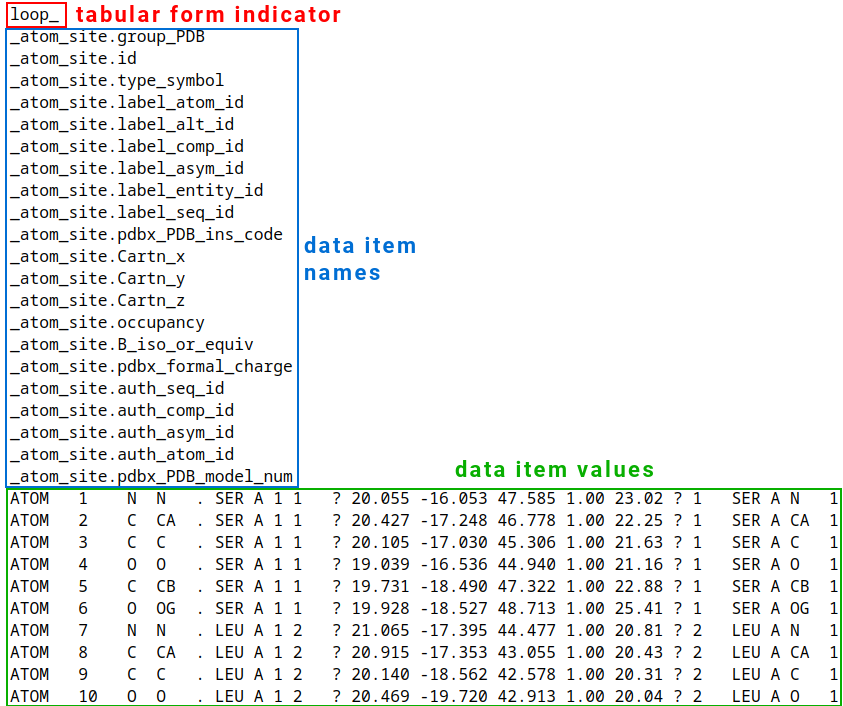
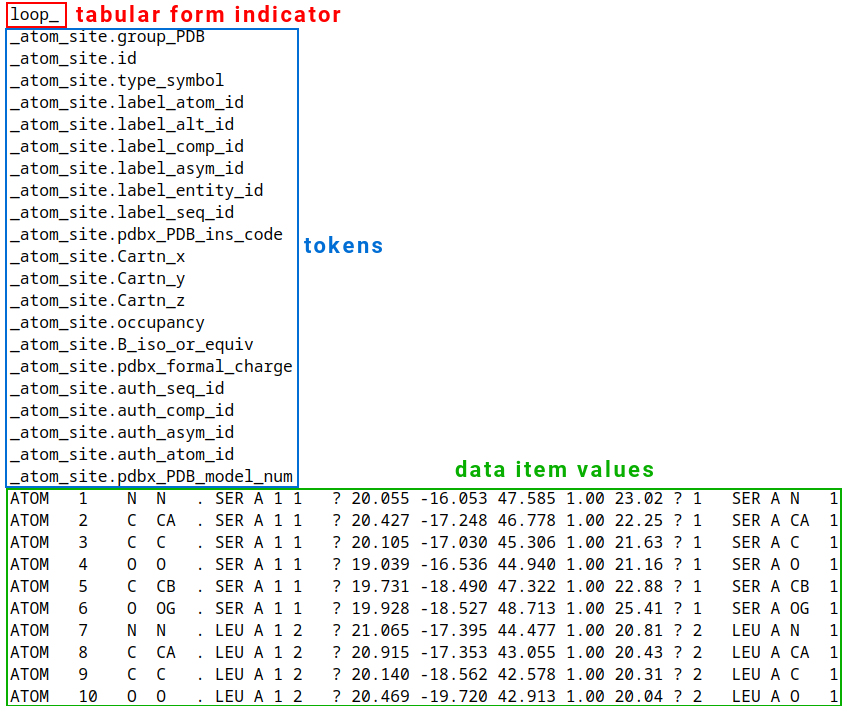
Layers edited between the first and the second 843×706 image:
renamed "data item ..." to "tokens", painted on it over [304, 236, 415, 280]
